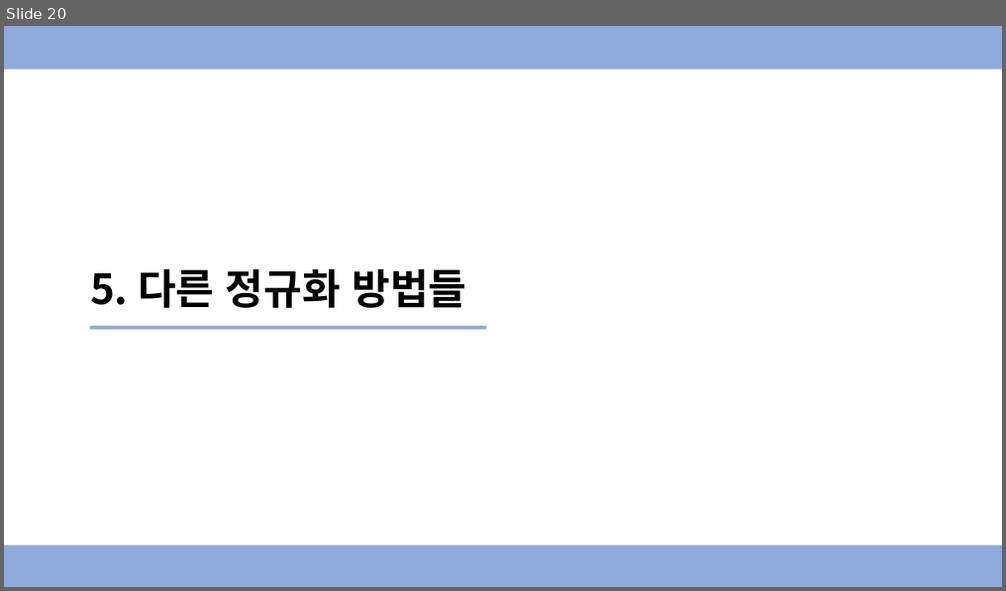
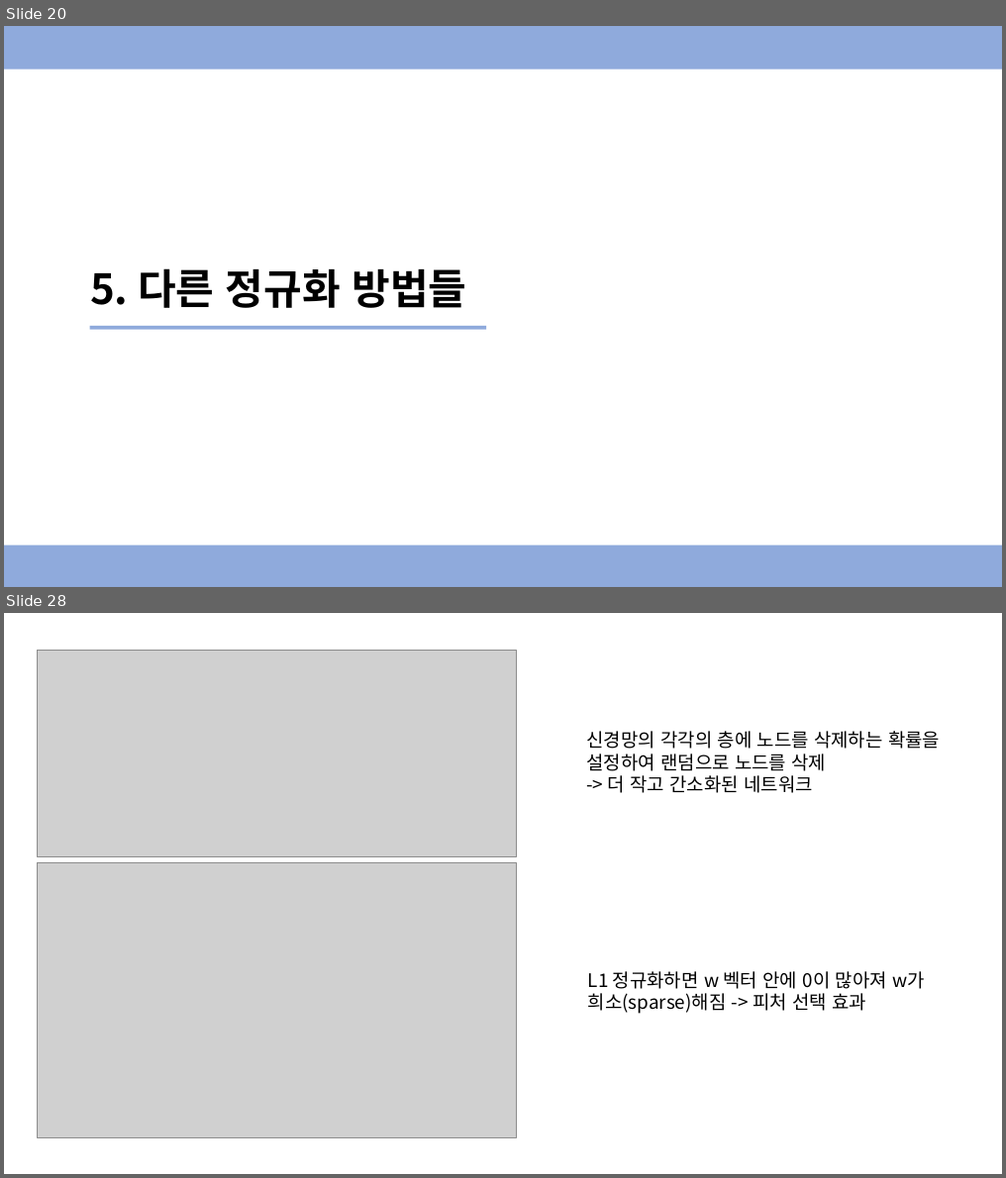
Before and after one commit to Ewha-Euron/5th-Mid-DL, a slide deck: [8주차] 신경망 네트워크의 정규화 발표자료.pptx. Shown one above the other, each under a label of ours: slide 20 before the commit, slides 20 and 28 after it; the slides between them are not shown. The pictures are 1006x591 and 1006x1178 pixels, drawn with LibreOffice and Linux fonts; fonts in the diff are those of the drawing; grey boxes stand for pictures. Boxes give left, top, right and bottom in pixels: in the first picture for what was removed or moved away, otherwise in the second. Text is boxed around its words. In the diff, an @@ line names an element or a change of style, - is before the commit and + after.

Commit message:
[8주차] 신경망 네트워크의 정규화 발표자료 수정본

```diff
--- a/[8주차] 신경망 네트워크의 정규화 발표자료.pptx
+++ b/[8주차] 신경망 네트워크의 정규화 발표자료.pptx
@@ slide 28 added at [4, 613, 1002, 1174], background #FFFFFF @@
@@ picture added at [37, 650, 517, 858] @@
@@ text added at [586, 731, 940, 793], 18 pt, text #000000 @@
+신경망의 각각의 층에 노드를 삭제하는 확률을 설정하여 랜덤으로 노드를 삭제
+-> 더 작고 간소화된 네트워크
@@ picture added at [38, 862, 517, 1138] @@
@@ text added at [588, 971, 925, 1014], 18 pt, text #000000 @@
+L1 정규화하면 w 벡터 안에 0이 많아져 w가 희소(sparse)해짐 -> 피처 선택 효과
```
Also in this commit, not shown: 6 slides changed, 6 other slides added.
